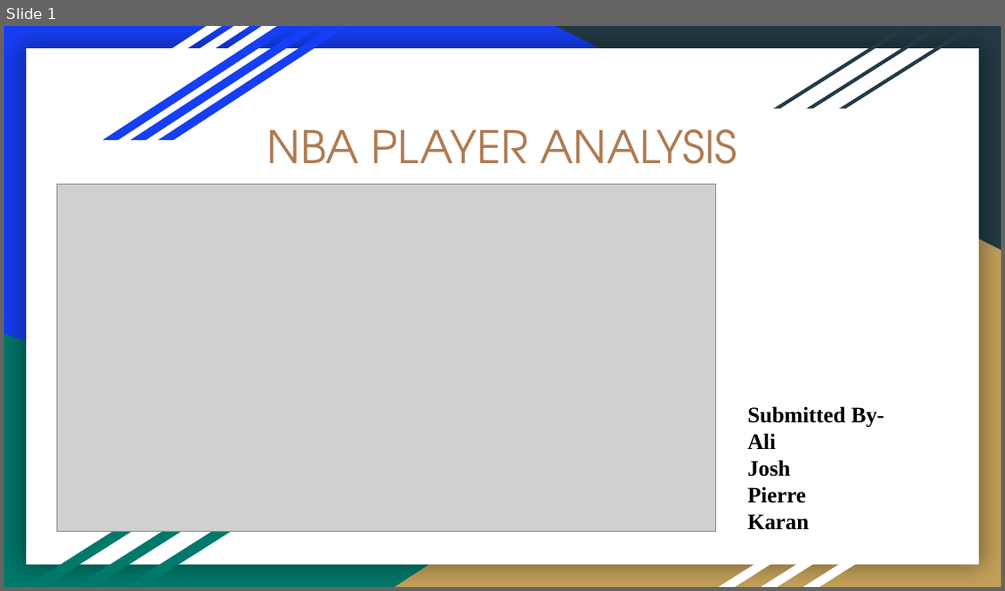
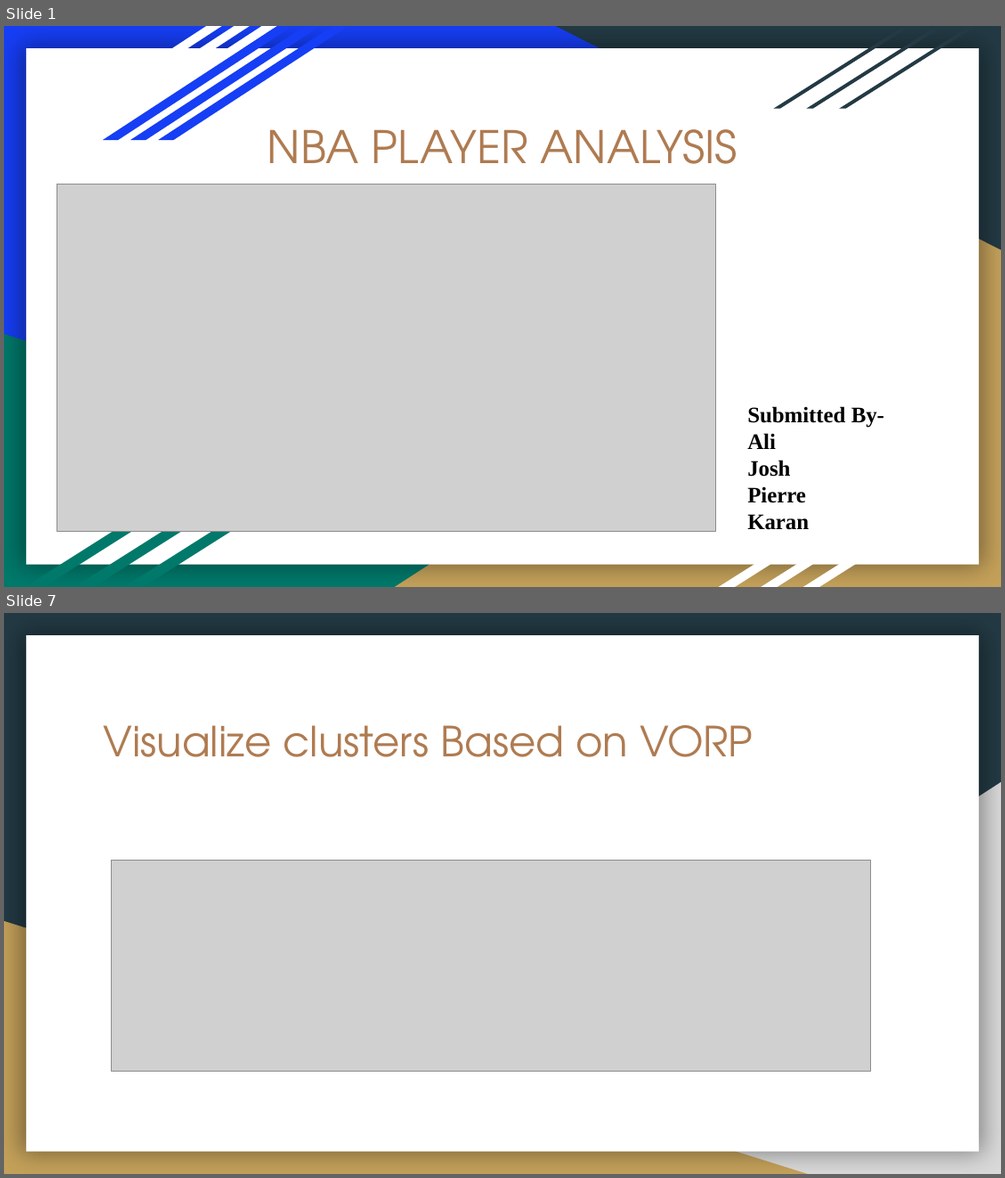
Before and after one commit to joshb738/NBA_Player_Analysis, a slide deck: Visualization/NBA_PLAYER_ANALYSIS.pptx. Shown one above the other, each under a label of ours: slide 1 before the commit, slides 1 and 7 after it; the slides between them are not shown. The pictures are 1005x591 and 1005x1178 pixels, drawn with LibreOffice and Linux fonts; fonts in the diff are those of the drawing; grey boxes stand for pictures. Boxes give left, top, right and bottom in pixels: in the first picture for what was removed or moved away, otherwise in the second. Text is boxed around its words. In the diff, an @@ line names an element or a change of style, - is before the commit and + after.

```diff
--- a/Visualization/NBA_PLAYER_ANALYSIS.pptx
+++ b/Visualization/NBA_PLAYER_ANALYSIS.pptx
@@ slide 7 added at (4, 613, 1001, 1174), background #233A44; not listed: 1 template element that a slide beside it also shows @@
@@ title added at (104, 725, 752, 757), 30 pt, text #AF7B51 @@
+Visualize clusters Based on VORP
@@ right triangle added at (395, 782, 1001, 1174), fill #D9D9D9 @@
@@ picture added at (111, 860, 870, 1071) @@
@@ right triangle added at (4, 921, 808, 1174), fill #C4A15A @@
```
Also in this commit, not shown: 5 slides changed, 5 other slides added, 10 slides removed, 1 other file.
